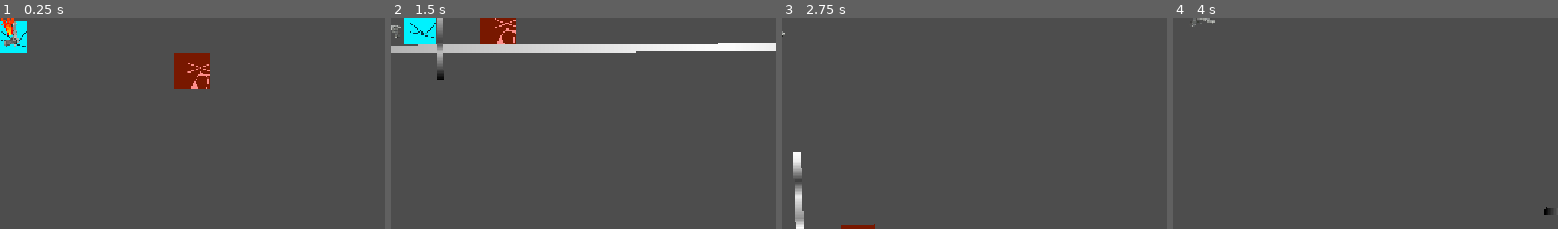
Above: before the commit, frames 1-4 (left to right).
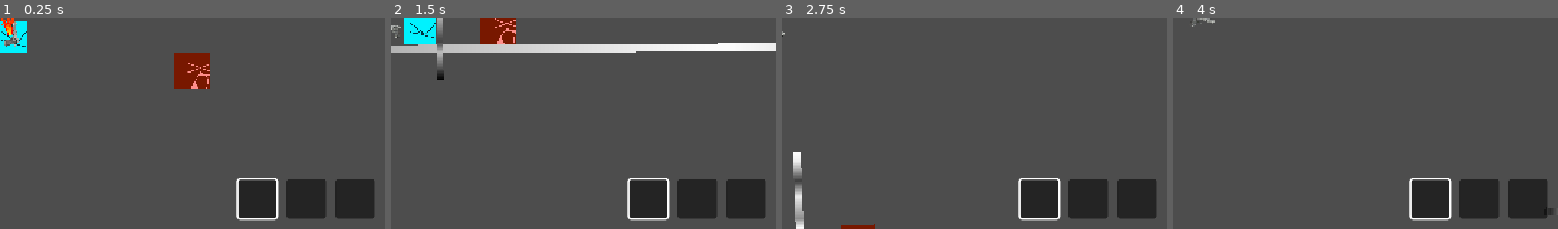
Above: after the commit, the same moments.

Repository: MemeCake789/RETCON
Game: Godot game, scene res://Scenes/root.tscn
Same seed, same stepped clock (60 frames per second), same inputs: the game is played once before the commit and once after it.
Inputs (mouse positions are % of the whole screen's width and height, from its top left):
- Up to frame 1 (0.25 s): no input
- Up to frame 2 (1.5 s): move the mouse to (73, 45) at 0.52 s; press the mouse at (73, 45) at 0.53 s; hold D (Move_Right) from 0.53 s (still down); tap W (Jump) at 0.77 s; move the mouse to (29, 55) at 1.27 s; release the mouse at (29, 55) at 1.28 s; click (29, 55) at 1.35 s
- Up to frame 3 (2.75 s): tap W (Jump) at 1.52 s; move the mouse to (60, 26) at 2.02 s; release D (Move_Right) at 2.03 s; press the mouse at (60, 26) at 2.03 s; hold Left (Move_Left) from 2.03 s (still down)
- Up to frame 4 (4 s): move the mouse to (45, 71) at 2.77 s; release Left (Move_Left) at 2.78 s; release the mouse at (45, 71) at 2.78 s; hold D (Move_Right) from 2.78 s (still down); click (45, 71) at 2.85 s; tap W (Jump) at 3.02, 3.77 s; move the mouse to (81, 66) at 3.52 s; press the mouse at (81, 66) at 3.53 s
The pictures show only the part of the screen within x 48-98%, y 47-97%; the shares and areas given below are measured in that part.

The runs differ from the first frame. In frame 1, 5.9% of the frame differs, in the area x 61-98%, y 75-97%; in frame 2, 5.9%; in frame 3, 5.9%; in frame 4, 5.9%.

Commit message:
Tbh idk what i did here

Diff:
--- a/Scenes/InventoryUI.tscn
+++ b/Scenes/InventoryUI.tscn
@@ -1,25 +1,24 @@
-[gd_scene load_steps=5 format=3 uid="uid://cy1hqx8d3bd7x"]
+[gd_scene load_steps=3 format=3 uid="uid://cy1hqx8d3bd7x"]
 
-[ext_resource type="Script" path="res://Scripts/InventoryUI.gd" id="1_wly8d"]
+[ext_resource type="Script" uid="uid://cwcwki27jrnhu" path="res://Scripts/InventoryUI.gd" id="1_wly8d"]
 [ext_resource type="StyleBox" uid="uid://bpicell272e2y" path="res://Scenes/UI/slot_normal.tres" id="2_c4j8s"]
-
-[sub_resource type="StyleBoxEmpty" id="StyleBoxEmpty_m8k1n"]
 
 [node name="InventoryUI" type="CanvasLayer"]
 script = ExtResource("1_wly8d")
 
 [node name="MarginContainer" type="MarginContainer" parent="."]
-anchors_preset = 7
-anchor_left = 0.5
+anchors_preset = 3
+anchor_left = 1.0
 anchor_top = 1.0
-anchor_right = 0.5
+anchor_right = 1.0
 anchor_bottom = 1.0
-offset_left = -100.0
-offset_top = -80.0
-offset_right = 100.0
-offset_bottom = -20.0
-grow_horizontal = 2
+offset_left = -250.0
+offset_top = -110.0
+offset_right = -49.999756
+offset_bottom = -50.0
+grow_horizontal = 0
 grow_vertical = 0
+scale = Vector2(1.0055258, 1.0203408)
 
 [node name="HBoxContainer" type="HBoxContainer" parent="MarginContainer"]
 layout_mode = 2
--- a/Scenes/Weapon/AK-47/AK47.gd
+++ b/Scenes/Weapon/AK-47/AK47.gd
@@ -9,7 +9,7 @@
 	# damage = 50.0
 	# recoil_offset = Vector2(-35, 0)
 	# rotation_speed = 0.5
-	total_ammo = 40
+	#total_ammo = 40
 	super()
 
 
--- a/Scenes/Weapon/Deagle/Deagle.gd
+++ b/Scenes/Weapon/Deagle/Deagle.gd
@@ -5,7 +5,7 @@
 	# damage = 50.0
 	# recoil_offset = Vector2(-35, 0)
 	# rotation_speed = 0.5
-	total_ammo = 40
+	#total_ammo = 40
 	super()
 
 
--- a/Scenes/root.tscn
+++ b/Scenes/root.tscn
@@ -1,6 +1,7 @@
-[gd_scene load_steps=7 format=3 uid="uid://dt2ne53qelvns"]
+[gd_scene load_steps=8 format=3 uid="uid://dt2ne53qelvns"]
 
 [ext_resource type="PackedScene" uid="uid://bp753pwdd5xvr" path="res://Scenes/game.tscn" id="2_8pvmw"]
+[ext_resource type="PackedScene" uid="uid://cy1hqx8d3bd7x" path="res://Scenes/InventoryUI.tscn" id="3_vnucn"]
 [ext_resource type="FontFile" uid="uid://bdo2nl6m6earq" path="res://Assets/DM_Mono/DMMono-Light.ttf" id="9_qtxxq"]
 
 [sub_resource type="GDScript" id="GDScript_qtxxq"]
@@ -131,3 +132,5 @@
 size_flags_horizontal = 4
 text = "//"
 label_settings = SubResource("LabelSettings_qtxxq")
+
+[node name="InventoryUI" parent="Control" instance=ExtResource("3_vnucn")]
--- a/Scripts/GunBehavior.gd
+++ b/Scripts/GunBehavior.gd
@@ -26,7 +26,7 @@
 # --- Ammunition ---
 @export_group("Ammunition")
 @export var gun_data: GunData
-@export var total_ammo: int = 35
+
 
 
 # --- State Variables ---
@@ -56,7 +56,7 @@
 	gun_data.ammo_current -= 1
 
 func PerformReload() -> void:
-	if is_reloading or gun_data.ammo_current == gun_data.ammo_max or total_ammo <= 0:
+	if is_reloading or gun_data.ammo_current == gun_data.ammo_max:
 		return
 
 	is_reloading = true
@@ -64,10 +64,7 @@
 	await animation_player.animation_finished
 
 	var ammo_to_reload = gun_data.ammo_max - gun_data.ammo_current
-	var ammo_available = min(ammo_to_reload, total_ammo)
-
-	gun_data.ammo_current += ammo_available
-	total_ammo -= ammo_available
+	gun_data.ammo_current += ammo_to_reload
 
 	is_reloading = false
 
--- a/Scripts/InventoryUI.gd
+++ b/Scripts/InventoryUI.gd
@@ -1,7 +1,7 @@
 extends CanvasLayer
 
-var STYLE_NORMAL = preload("res://Scenes/UI/slot_normal.tres")
-var STYLE_SELECTED = preload("res://Scenes/UI/slot_selected.tres")
+var STYLE_NORMAL 	= preload("res://Scenes/UI/slot_normal.tres")
+var STYLE_SELECTED 	= preload("res://Scenes/UI/slot_selected.tres")
 
 @onready var slots = [
 	$MarginContainer/HBoxContainer/Slot1,
